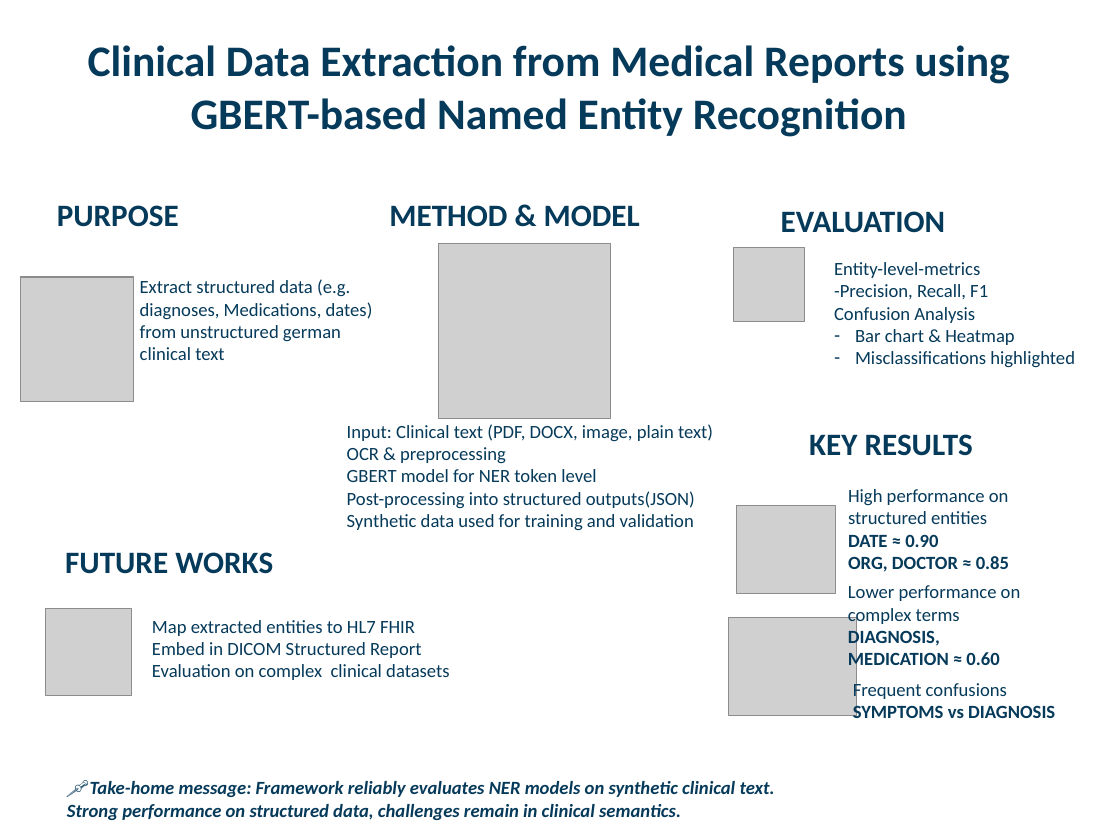
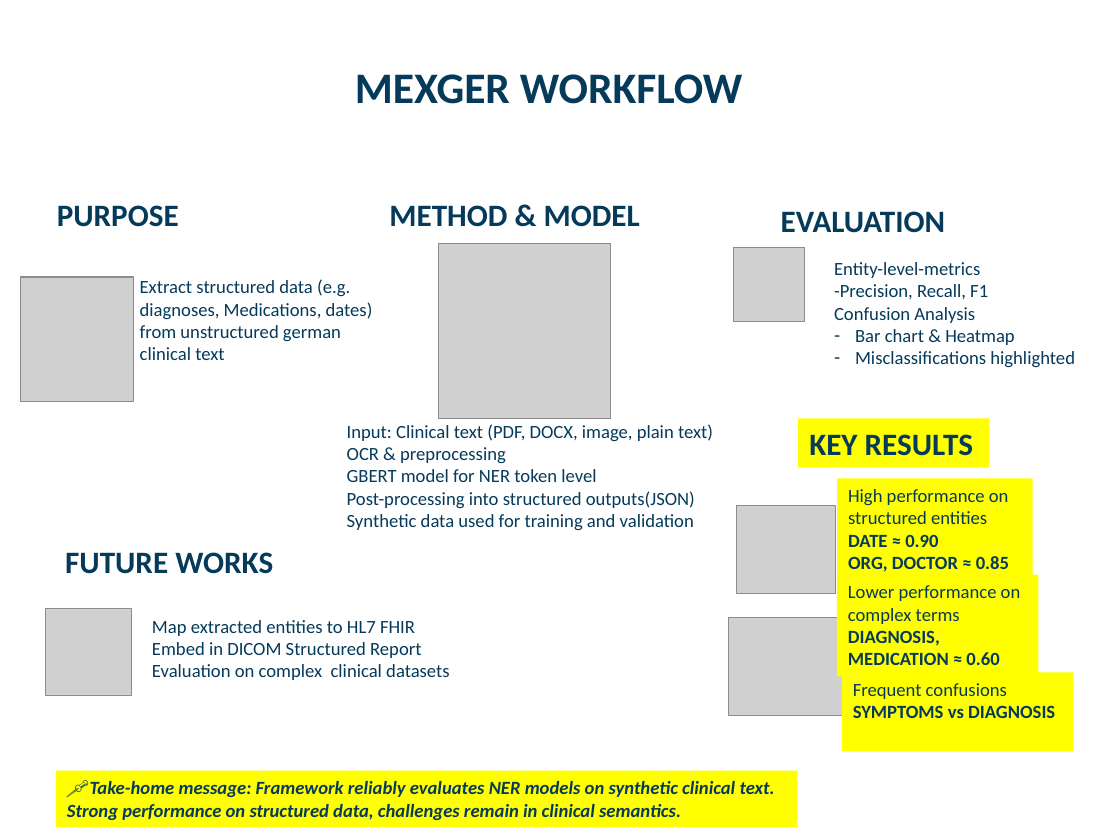
Before and after one commit to rtdicomexplorer/medical_ner_classification, a slide deck: slide 5 of documents/visual_abstract_NER.pptx (slide 1 before the commit). Drawn at 1120x840 pixels with LibreOffice and Linux fonts; fonts in the diff are those of the drawing; grey boxes stand for pictures. Boxes give left, top, right and bottom in pixels: in the first picture for what was removed or moved away, otherwise in the second. Text is boxed around its words. In the diff, an @@ line names an element or a change of style, - is before the commit and + after.

Commit message:
update ppt

```diff
--- a/documents/visual_abstract_NER.pptx
+++ b/documents/visual_abstract_NER.pptx
@@ title at <box>355,74,743,104</box>: text changed @@
-Clinical Data Extraction from Medical Reports using GBERT-based Named Entity Recognition
+MEXGER WORKFLOW
@@ 5 rectangles: place and size @@
-5 rectangles at <box>67,434,1055,820</box>
+5 rectangles at <box>56,419,1074,827</box>
@@ fill none to #FFFF00 in 5 elements at <box>837,478,1033,580</box>, <box>837,575,1038,676</box>, <box>842,672,1074,752</box>, <box>56,771,797,827</box>, <box>799,419,989,468</box> @@
```
Also in this commit, not shown: 1 other slide changed, 5 slides added, 2 other files.
